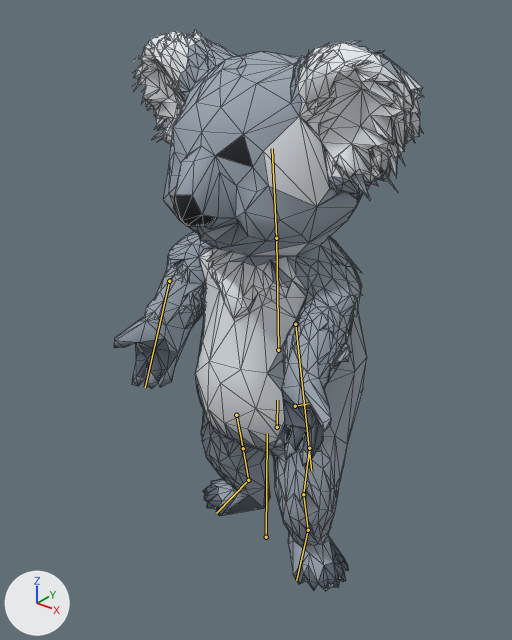
The glTF model packages/client/public/models/koala.glb: old version first, new version second.
The view is the same before and after, from a 50 mm lens placed at (1.132, -1.471, 1.741), pointed at (-0.026, -0.024, 0.844). Arrows for +X, +Y and +Z are at lower left; the lights stay in place. The first picture is the older version. Both versions are drawn at frame 14 of the action 'walk'; the numbers are the values there. The bones that change, and the others that lie on the model, are drawn over the model as lines. Mesh edges are drawn as thin lines.

Names of what the first picture shows: 'koala'.
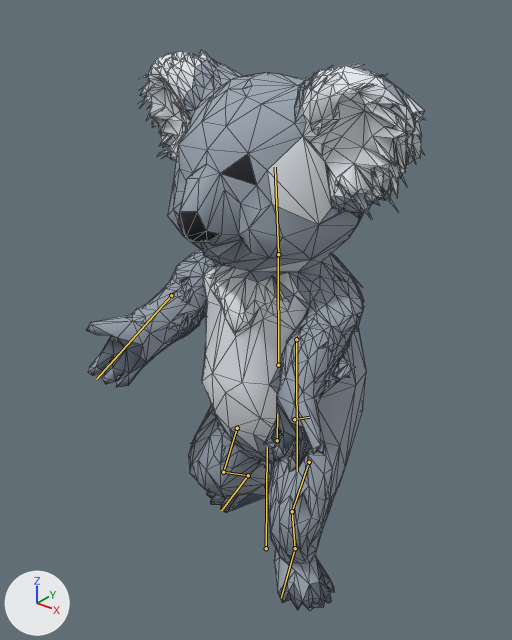
The change, as JSON lines over the scene's bpy script:
```json
{"block": "bone_root", "where": "bone_root = bpy.data.objects['koala_rig'].pose.bones['root']"}
{"op": "set", "path": "bone_root.location", "old": "(0.0, 0.021, 0.0)", "new": "(0.0, -0.03, 0.0)"}
{"block": "bone_spine", "where": "bone_spine = bpy.data.objects['koala_rig'].pose.bones['spine']  # child of 'hips'"}
{"op": "set", "path": "bone_spine.rotation_quaternion", "old": "(1.0, -0.017, 0.0, 0.0)", "new": "(1.0, -0.005, 0.0, 0.0)", "note": "degrees (-2, 0, 0) -> degrees (-1, 0, 0)"}
{"block": "bone_arm_l", "where": "bone_arm_l = bpy.data.objects['koala_rig'].pose.bones['arm.L']  # child of 'spine'"}
{"op": "set", "path": "bone_arm_l.rotation_quaternion", "old": "(0.997, -0.077, 0.0, 0.0)", "new": "(0.989, 0.148, 0.0, 0.0)", "note": "degrees (-9, 0, 0) -> degrees (17, 0, 0)"}
{"block": "bone_arm_r", "where": "bone_arm_r = bpy.data.objects['koala_rig'].pose.bones['arm.R']  # child of 'spine'"}
{"op": "set", "path": "bone_arm_r.rotation_quaternion", "old": "(0.997, 0.077, 0.0, 0.0)", "new": "(0.994, -0.113, 0.0, 0.0)", "note": "degrees (9, 0, 0) -> degrees (-13, 0, 0)"}
{"block": "bone_thigh_l", "where": "bone_thigh_l = bpy.data.objects['koala_rig'].pose.bones['thigh.L']  # child of 'hips'"}
{"op": "set", "path": "bone_thigh_l.rotation_quaternion", "old": "(0.995, -0.102, 0.0, 0.0)", "new": "(-0.979, -0.206, 0.002, 0.008)", "note": "degrees (-12, 0, 0) -> degrees (24, 0, -1)"}
{"block": "bone_shin_l", "where": "bone_shin_l = bpy.data.objects['koala_rig'].pose.bones['shin.L']  # child of 'thigh.L'"}
{"op": "set", "path": "bone_shin_l.rotation_quaternion", "old": "(1.0, 0.0, 0.0, 0.0)", "new": "(0.783, -0.623, 0.0, 0.0)", "note": "degrees (0, 0, 0) -> degrees (-77, 0, 0)"}
{"block": "bone_foot_l", "where": "bone_foot_l = bpy.data.objects['koala_rig'].pose.bones['foot.L']  # child of 'shin.L'"}
{"op": "set", "path": "bone_foot_l.rotation_quaternion", "old": "(1.0, 0.0, 0.0, 0.0)", "new": "(0.976, 0.218, 0.003, 0.014)", "note": "degrees (0, 0, 0) -> degrees (25, 0, 2)"}
{"block": "bone_thigh_r", "where": "bone_thigh_r = bpy.data.objects['koala_rig'].pose.bones['thigh.R']  # child of 'hips'"}
{"op": "set", "path": "bone_thigh_r.rotation_quaternion", "old": "(0.995, 0.102, 0.0, 0.0)", "new": "(-0.951, -0.309, 0.001, 0.002)", "note": "degrees (12, 0, 0) -> degrees (36, 0, 0)"}
{"block": "bone_shin_r", "where": "bone_shin_r = bpy.data.objects['koala_rig'].pose.bones['shin.R']  # child of 'thigh.R'"}
{"op": "set", "path": "bone_shin_r.rotation_quaternion", "old": "(0.985, -0.175, 0.0, 0.0)", "new": "(0.935, -0.354, 0.0, 0.0)", "note": "degrees (-20, 0, 0) -> degrees (-41, 0, 0)"}
{"block": "bone_foot_r", "where": "bone_foot_r = bpy.data.objects['koala_rig'].pose.bones['foot.R']  # child of 'shin.R'"}
{"op": "set", "path": "bone_foot_r.rotation_quaternion", "old": "(1.0, 0.0, 0.0, 0.0)", "new": "(0.999, 0.046, 0.0, -0.004)", "note": "degrees (0, 0, 0) -> degrees (5, 0, 0)"}
```

Pixel boxes [x1, y1, x2, y2] of what changed, in the pictures (512 x 640 px):
```json
{"object": "koala", "change": "posed", "before": [114, 30, 424, 591], "after": [86, 49, 425, 610], "on screen": "9% wider"}
{"bone": "root", "before": "(266, 537) to (267, 433)", "after": "(266, 548) to (267, 447)"}
{"bone": "spine", "before": "(278, 350) to (276, 238)", "after": "(278, 365) to (278, 254)"}
{"bone": "arm.L", "before": "(169, 281) to (145, 387)", "after": "(171, 295) to (96, 379)"}
{"bone": "arm.R", "before": "(295, 324) to (311, 471)", "after": "(296, 339) to (297, 471)"}
{"bone": "thigh.L", "before": "(236, 415) to (243, 448)", "after": "(237, 428) to (223, 472)"}
{"bone": "shin.L", "before": "(243, 448) to (248, 480)", "after": "(223, 472) to (248, 475)"}
{"bone": "foot.L", "before": "(248, 480) to (216, 513)", "after": "(248, 475) to (221, 510)"}
{"bone": "thigh.R", "before": "(309, 448) to (303, 494)", "after": "(309, 462) to (292, 511)"}
{"bone": "shin.R", "before": "(303, 494) to (308, 530)", "after": "(292, 511) to (295, 548)"}
{"bone": "foot.R", "before": "(308, 530) to (296, 580)", "after": "(295, 548) to (281, 598)"}
```
